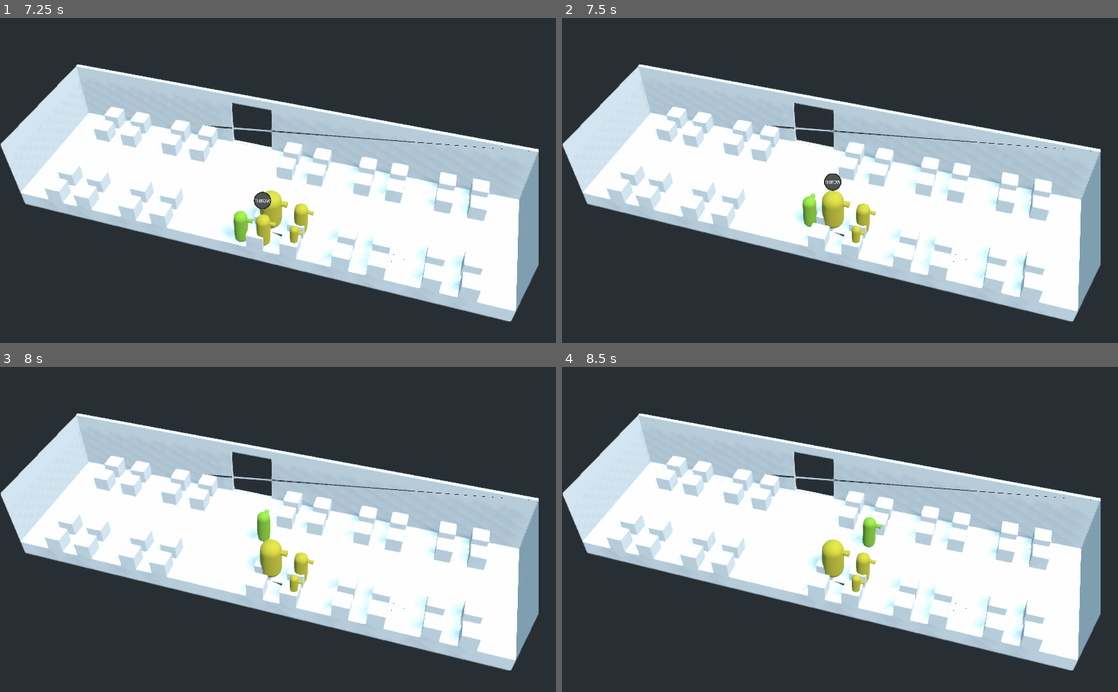
Above: before the commit, frames 1-4 (two rows, left to right).
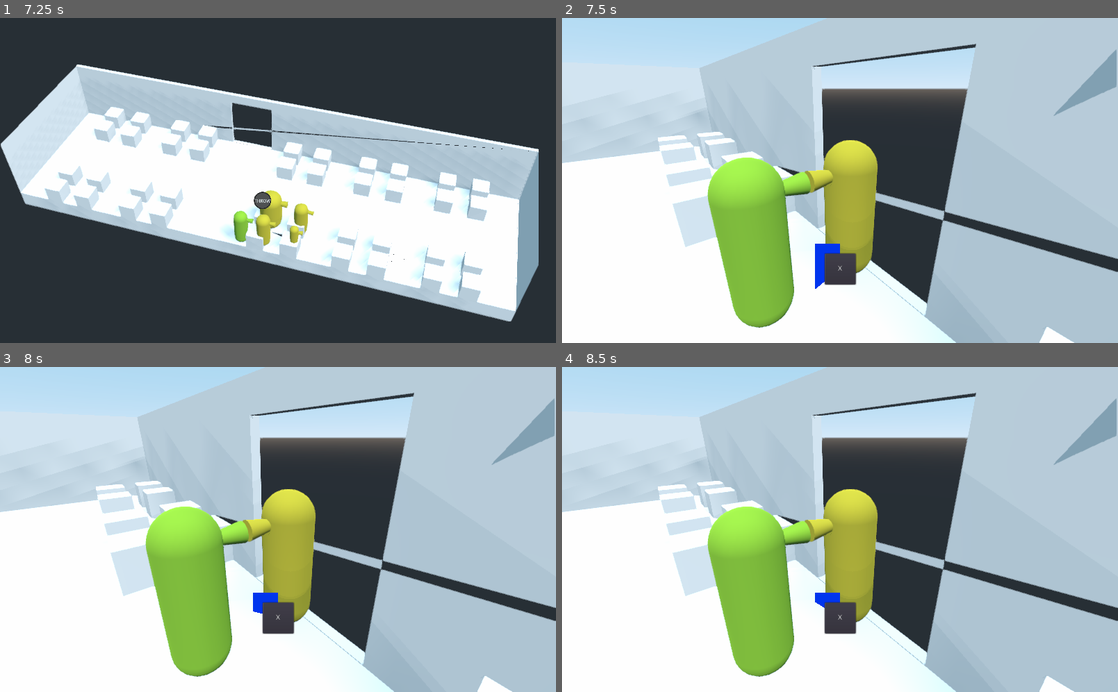
Above: after the commit, the same moments.

Repository: the-last-willy/game_jam_22_07
Game: Godot game, scene res://Game/Scenes/Main/Main.tscn
Same seed, same stepped clock (60 frames per second), same inputs: the game is played once before the commit and once after it.
Inputs (mouse positions are in pixels of both pictures, inside the frame that each line leads up to):
- Up to frame 1 (7.25 s): click "Play" at 0.5 s; tap Enter (ui_accept) at 1.25, 2.1, 2.27, 2.57, 3.77, 4.07, 5.27, 5.57, 6.6, 6.77, 7.07 s; move the mouse to (400, 164) at 1.27 s; hold D (move_right) 1.28-2.03 s; hold Enter (ui_accept) 1.28-2.03 s; tap Space (grab) at 1.35, 2.3, 2.85, 3.6, 5.1, 5.85, 6.8 s; click (400, 164) at 1.42 s; move the mouse to (166, 196) at 2.02 s; hold S (move_backward) 2.03-2.78 s; move the mouse to (333, 109) at 2.77 s; hold D (move_right) 2.78-3.53 s; hold Enter (ui_accept) 2.78-3.53 s; move the mouse to (250, 245) at 3.52 s; hold W (move_forward) 3.53-4.28 s; click (250, 245) at 3.67 s; move the mouse to (444, 229) at 4.27 s; hold Enter (ui_accept) 4.28-5.03 s; hold A (move_left) 4.28-5.78 s; move the mouse to (111, 131) at 5.02 s; move the mouse to (305, 180) at 5.77 s; hold S (move_backward) 5.78-6.53 s; hold Enter (ui_accept) 5.78-6.53 s; click (305, 180) at 5.92 s; move the mouse to (194, 99) at 6.52 s; hold D (move_right) from 6.53 s (still down)
- Up to frame 2 (7.5 s): move the mouse to (962, 164) at 7.27 s; release D (move_right) at 7.28 s; hold W (move_forward) from 7.28 s (still down); hold Enter (ui_accept) from 7.28 s (still down); tap Space (grab) at 7.35 s
- Up to frame 3 (8 s): keep holding W (move_forward); keep holding Enter (ui_accept)
- Up to frame 4 (8.5 s): move the mouse to (728, 545) at 8.02 s; release W (move_forward) at 8.03 s; release Enter (ui_accept) at 8.03 s; hold D (move_right) from 8.03 s (still down); tap Space (grab) at 8.1 s; click (728, 545) at 8.17 s; tap Enter (ui_accept) at 8.27 s

Frame 1 is identical in both runs. In frame 2, 85% of the frame differs, in the area x 0-100%, y 0-100%; in frame 3, 85%; in frame 4, 85%.

Commit message:
Add confrontation manager

Diff:
--- a/Game/Character/Passenger/Models/PassengerModelFat.tscn
+++ b/Game/Character/Passenger/Models/PassengerModelFat.tscn
@@ -14,7 +14,7 @@
 [node name="PassengerModelFat" type="Spatial"]
 
 [node name="CharacterModel" type="MeshInstance" parent="."]
-transform = Transform( -4.37114e-08, -1, -4.37114e-08, 0, -4.37114e-08, 1, -1, 4.37114e-08, 1.91069e-15, 0, 0.673563, 0 )
+transform = Transform( 1, -5.96046e-08, -2.66454e-15, 0, -4.37114e-08, 1, -5.96046e-08, -1, -4.37114e-08, 0, 0.673563, 0 )
 mesh = SubResource( 1 )
 material/0 = ExtResource( 1 )
 
--- a/Game/Character/Passenger/Models/PassengerModelNormal.tscn
+++ b/Game/Character/Passenger/Models/PassengerModelNormal.tscn
@@ -6,7 +6,7 @@
 [node name="PassengerModelNormal" type="Spatial"]
 
 [node name="CharacterModel" parent="." instance=ExtResource( 1 )]
-transform = Transform( -4.37114e-08, -1, -4.37114e-08, 0, -4.37114e-08, 1, -1, 4.37114e-08, 1.91069e-15, 0, 0.585, 0 )
+transform = Transform( 1, -1.06581e-14, -4.02341e-21, 0, -4.37114e-08, 1, -1.06581e-14, -1, -4.37114e-08, 0, 0.585, 0 )
 material/0 = ExtResource( 2 )
 
 [node name="MeshInstance" parent="CharacterModel" index="0"]
--- a/Game/Character/Passenger/Models/PassengerModelSkinny.tscn
+++ b/Game/Character/Passenger/Models/PassengerModelSkinny.tscn
@@ -14,7 +14,7 @@
 [node name="PassengerModelSkinny" type="Spatial"]
 
 [node name="CharacterModel" type="MeshInstance" parent="."]
-transform = Transform( -4.37114e-08, -1, -4.37114e-08, 0, -4.37114e-08, 1, -1, 4.37114e-08, 1.91069e-15, 0, 0.530948, 0 )
+transform = Transform( 1, -1.06581e-14, -4.02341e-21, 0, -4.37114e-08, 1, -1.06581e-14, -1, -4.37114e-08, 0, 0.530948, 0 )
 mesh = SubResource( 1 )
 material/0 = ExtResource( 1 )
 
--- a/Game/Character/Player/Player.gd
+++ b/Game/Character/Player/Player.gd
@@ -8,17 +8,20 @@
 
 var control_mode := CONTROL_MODE_KEYBOARD
 
+var confronting := false
+
 var move_speed : float = 3.0
 
 var velocity : Vector3 = Vector3.ZERO
-
-var input_camera_space : bool = false
 
 var near_passengers := []
 
 onready var throw_button : Sprite = $ThrowButton
 
 func _physics_process(_delta : float) -> void:
+	if confronting:
+		return
+
 	move()
 
 	grab_passenger()
@@ -51,7 +54,12 @@
 		throw_button.position = pos2d
 
 		if Input.is_action_just_pressed("grab"):
-			nearest_passenger.queue_free()
+			get_tree().call_group("ConfrontationManager", "confront", self, nearest_passenger)
+			confrontation_transition()
+
+func confrontation_transition():
+	throw_button.visible = false
+	confronting = true
 
 func move() -> void:
 	var input_dir = Input.get_vector(
--- /dev/null
+++ b/Game/ConfrontationManager/ConfrontationManager.gd
@@ -0,0 +1,62 @@
+extends Node
+
+onready var main_camera : Camera = $MainCamera
+onready var confrontation_camera : Camera = $ConfrotationCamera
+
+onready var opponent1_pos : Spatial = $Oppenent1Pos
+onready var opponent2_pos : Spatial = $Oppenent2Pos
+
+onready var button_smasher : ButtonSmasher = $ButtonMasher
+
+var player : Player = null
+var opponent : Spatial = null
+
+var confronting : bool = false
+
+var strength : float = 30
+var loss : float = 30
+var press : float = 10
+
+func _ready():
+	pass
+
+func _process(delta):
+	if !confronting:
+		return
+
+	strength -= loss * delta
+	if Input.is_action_just_pressed("grab"):
+		strength += press
+	button_smasher.set_value(strength)
+
+	if strength <= 0.0 || strength >= 100.0:
+		confronting = false
+		player.confronting = false
+
+		if strength <= 0.0:
+			player.queue_free()
+			# game_over !
+		else:
+			opponent.queue_free()
+
+		player = null
+		opponent = null
+
+		button_smasher.visible = false
+		main_camera.current = true
+		confrontation_camera.current = false
+
+func confront(p_player : Spatial, p_opponent : Spatial) -> void:
+	player = p_player
+	opponent = p_opponent
+
+	confronting = true
+
+	main_camera.current = false
+	confrontation_camera.current = true
+
+	button_smasher.visible = true
+	strength = 30
+
+	player.global_transform = opponent1_pos.global_transform
+	opponent.global_transform = opponent2_pos.global_transform
--- a/Game/Scenes/Level/Level.tscn
+++ b/Game/Scenes/Level/Level.tscn
@@ -7,36 +7,53 @@
 [ext_resource path="res://Game/Character/Passenger/Models/PassengerModelNormal.tscn" type="PackedScene" id=5]
 [ext_resource path="res://Game/Character/Passenger/Passenger.tscn" type="PackedScene" id=6]
 [ext_resource path="res://Game/Character/Passenger/Models/PassengerModelFat.tscn" type="PackedScene" id=7]
+[ext_resource path="res://Game/ConfrontationManager/ConfrontationManager.gd" type="Script" id=8]
+[ext_resource path="res://Game/UI/ButtonMasher/ButtonMasher.tscn" type="PackedScene" id=9]
 
 [node name="Level" type="Spatial"]
 
 [node name="AircraftCabin" parent="." instance=ExtResource( 1 )]
 
-[node name="Camera" type="Camera" parent="."]
+[node name="ConfrontationManager" type="Spatial" parent="." groups=["ConfrontationManager"]]
+script = ExtResource( 8 )
+
+[node name="MainCamera" type="Camera" parent="ConfrontationManager"]
 transform = Transform( -0.956443, 0.203733, -0.209069, 0, 0.716187, 0.697908, 0.29192, 0.667509, -0.684992, -4.15276, 13.5999, -12.5844 )
 current = true
 fov = 30.0
+
+[node name="ConfrotationCamera" type="Camera" parent="ConfrontationManager"]
+transform = Transform( -0.611929, 0.29116, -0.73537, 0, 0.929774, 0.368131, 0.790913, 0.22527, -0.568955, -0.00688577, 1.50674, 0.930075 )
+
+[node name="Oppenent1Pos" type="Spatial" parent="ConfrontationManager"]
+transform = Transform( -1, 0, -1.50996e-07, 0, 1, 0, 1.50996e-07, 0, -1, 1.25, 0, 1.25 )
+
+[node name="Oppenent2Pos" type="Spatial" parent="ConfrontationManager"]
+transform = Transform( 1, 0, 2.38419e-07, 0, 1, 0, -2.38419e-07, 0, 1, 1.25, 0, 2 )
+
+[node name="ButtonMasher" parent="ConfrontationManager" instance=ExtResource( 9 )]
+visible = false
 
 [node name="Player" parent="." instance=ExtResource( 2 )]
 
 [node name="PauseMenuUI" parent="." instance=ExtResource( 3 )]
 
 [node name="Passenger" parent="." instance=ExtResource( 6 )]
-transform = Transform( 1, 0, 0, 0, 1, 0, 0, 0, 1, -0.440903, 0, -1.11538 )
+transform = Transform( -4.37114e-08, 0, 1, 0, 1, 0, -1, 0, -4.37114e-08, -0.440903, 0, -1.11538 )
 
 [node name="PassengerModelFat" parent="Passenger" instance=ExtResource( 7 )]
 
 [node name="Passenger2" parent="." instance=ExtResource( 6 )]
-transform = Transform( 1, 0, 0, 0, 1, 0, 0, 0, 1, -0.446418, 0, -1.8655 )
+transform = Transform( -4.37114e-08, 0, 1, 0, 1, 0, -1, 0, -4.37114e-08, -0.446418, 0, -1.8655 )
 
 [node name="PassengerModelNormal" parent="Passenger2" instance=ExtResource( 5 )]
 
 [node name="Passenger3" parent="." instance=ExtResource( 6 )]
-transform = Transform( 1, 0, 0, 0, 1, 0, 0, 0, 1, -1.35098, 0, -1.13744 )
+transform = Transform( -4.37114e-08, 0, 1, 0, 1, 0, -1, 0, -4.37114e-08, -1.35098, 0, -1.13744 )
 
 [node name="PassengerModelNormal" parent="Passenger3" instance=ExtResource( 5 )]
 
 [node name="Passenger4" parent="." instance=ExtResource( 6 )]
-transform = Transform( 1, 0, 0, 0, 1, 0, 0, 0, 1, -1.3565, 0, -1.88757 )
+transform = Transform( -4.37114e-08, 0, 1, 0, 1, 0, -1, 0, -4.37114e-08, -1.3565, 0, -1.88757 )
 
 [node name="PassengerModelSkinny" parent="Passenger4" instance=ExtResource( 4 )]
--- /dev/null
+++ b/Game/UI/ButtonMasher/ButtonMasher.gd
@@ -0,0 +1,5 @@
+class_name ButtonSmasher
+extends Control
+
+func set_value(value):
+	$ProgressBar.value = value
--- a/Game/UI/ButtonMasherPrototype/ButtonMasher.tscn
+++ b/Game/UI/ButtonMasher/ButtonMasher.tscn
@@ -1,6 +1,6 @@
 [gd_scene load_steps=6 format=2]
 
-[ext_resource path="res://Game/UI/ButtonMasherPrototype/ButtonMasher.gd" type="Script" id=1]
+[ext_resource path="res://Game/UI/ButtonMasher/ButtonMasher.gd" type="Script" id=1]
 
 [sub_resource type="Gradient" id=1]
 offsets = PoolRealArray( 0, 0.954286, 1 )
@@ -29,9 +29,9 @@
 anchor_right = 0.5
 anchor_bottom = 0.5
 margin_left = -28.5
-margin_top = -28.5
+margin_top = 134.5
 margin_right = 28.5
-margin_bottom = 28.5
+margin_bottom = 191.5
 text = "X"
 
 [node name="ProgressBar" type="TextureProgress" parent="."]
@@ -41,9 +41,9 @@
 anchor_right = 0.5
 anchor_bottom = 0.5
 margin_left = -46.0
-margin_top = -46.0
+margin_top = 117.0
 margin_right = 46.0
-margin_bottom = 46.0
+margin_bottom = 209.0
 value = 30.0
 texture_under = SubResource( 2 )
 texture_progress = SubResource( 4 )
--- a/Game/UI/ButtonMasherPrototype/ButtonMasher.gd
+++ /dev/null
@@ -1,21 +0,0 @@
-extends Control
-
-
-# Declare member variables here. Examples:
-# var a = 2
-# var b = "text"
-var strength : float = 60
-var loss : float = 30
-var press : float = 10
-
-# Called when the node enters the scene tree for the first time.
-func _ready():
-	pass # Replace with function body.
-
-
-# Called every frame. 'delta' is the elapsed time since the previous frame.
-func _process(delta):
-	strength -= loss * delta
-	if Input.is_action_just_pressed("ui_accept"):
-		strength += press
-	$ProgressBar.value = strength
--- a/project.godot
+++ b/project.godot
@@ -9,12 +9,18 @@
 config_version=4
 
 _global_script_classes=[ {
+"base": "Control",
+"class": "ButtonSmasher",
+"language": "GDScript",
+"path": "res://Game/UI/ButtonMasher/ButtonMasher.gd"
+}, {
 "base": "KinematicBody",
 "class": "Player",
 "language": "GDScript",
 "path": "res://Game/Character/Player/Player.gd"
 } ]
 _global_script_class_icons={
+"ButtonSmasher": "",
 "Player": ""
 }
 
Not shown: 1 places in Game/Scenes/Level/Level.tscn that only renumber resources
